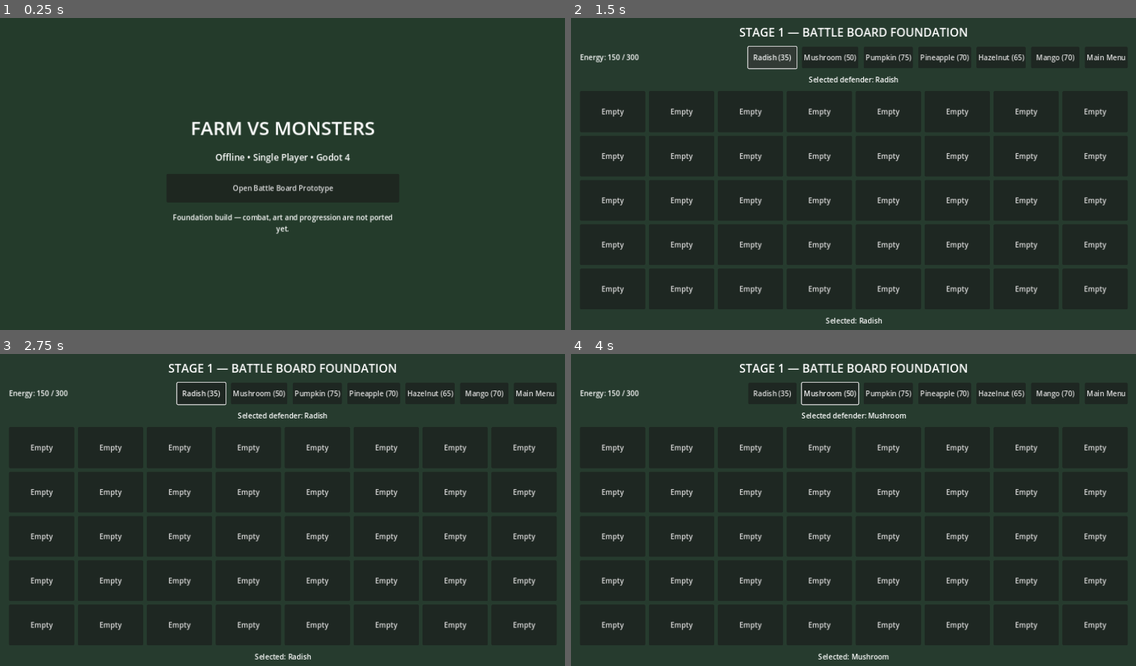
Above: before the commit, frames 1-4 (two rows, left to right).
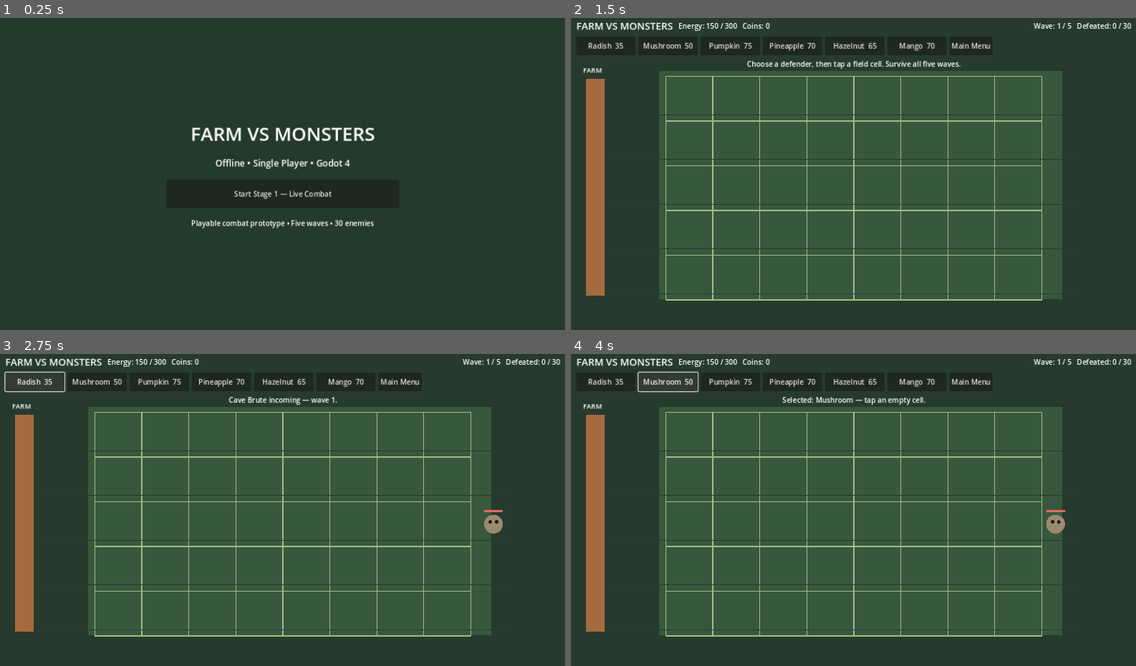
Above: after the commit, the same moments.

Repository: waelkamira/FarmVsMonsters
Game: Godot game, scene res://scenes/main.tscn
The game is run twice, just before and just after one commit, with the same random seed, the same clock (stepped at 60 frames per second) and the same inputs.
Inputs (mouse positions are in pixels of both pictures, inside the frame that each line leads up to):
- Up to frame 1 (0.25 s): no input
- Up to frame 2 (1.5 s): click "Open Battle Board Prototype" (after the commit: "Start Stage 1 — Live Combat") at 0.5 s; click (774, 58) at 1.25 s, where only the run before the commit has a clickable "Radish (35)"
- Up to frame 3 (2.75 s): click (33, 382) at 2 s, where only the run after the commit has a clickable "Radish 35"
- Up to frame 4 (4 s): click (830, 394) at 2.75 s, where only the run before the commit has a clickable "Mushroom (50)"; click (667, 382) at 3.5 s, where only the run after the commit has a clickable "Mushroom 50"

The runs differ from the first frame. In frame 1, 3.0% of the frame differs, in the area x 30-70%, y 33-70%; in frame 2, 57%; in frame 3, 57%; in frame 4, 57%, in the area x 1-100%, y 1-98%.

Commit message:
Add first playable Godot Stage 1 live combat
Port the first live Stage 1 combat loop into Godot with defender placement, projectiles, monster movement and attacks, five-wave progression, and battle outcomes. Keep the existing Phaser and Unity sources as references.

Diff:
--- /dev/null
+++ b/godot/scenes/live_battle.tscn
@@ -0,0 +1,12 @@
+[gd_scene load_steps=2 format=3]
+
+[ext_resource type="Script" path="res://scripts/live_battle.gd" id="1_live"]
+
+[node name="LiveBattle" type="Control"]
+layout_mode = 3
+anchors_preset = 15
+anchor_right = 1.0
+anchor_bottom = 1.0
+grow_horizontal = 2
+grow_vertical = 2
+script = ExtResource("1_live")
--- /dev/null
+++ b/godot/scripts/live_battle.gd
@@ -0,0 +1,314 @@
+extends Control
+## First playable Stage 1 combat loop. Temporary vector visuals are used until
+## approved character and plant sprite sheets are integrated.
+
+const Rules = preload("res://scripts/phase_one_rules.gd")
+const MENU_SCENE := "res://scenes/main.tscn"
+const LANE_CENTER_X := 640.0
+const LANE_SCALE := 2.0
+const GRID_LEFT := 220.0
+const GRID_TOP := 140.0
+const CELL_WIDTH := 105.0
+const LANE_Y := [190.0, 290.0, 390.0, 490.0, 590.0]
+const HOUSE_X := 76.0
+const PLANT_OPTIONS := ["radish", "mushroom", "pumpkin", "pineapple", "hazelnut", "mango"]
+
+var energy: int = Rules.INITIAL_ENERGY
+var selected_plant := "radish"
+var plants: Array[Dictionary] = []
+var monsters: Array[Dictionary] = []
+var projectiles: Array[Dictionary] = []
+var wave := 1
+var spawned_this_wave := 0
+var defeated_total := 0
+var coins := 0
+var spawn_timer_ms := float(Rules.FIRST_MONSTER_SPAWN_DELAY_MS)
+var intermission_ms := 0.0
+var game_state := "running"
+var status_label: Label
+var energy_label: Label
+var wave_label: Label
+var rng := RandomNumberGenerator.new()
+
+func _ready() -> void:
+	rng.randomize()
+	_build_ui()
+	queue_redraw()
+
+func _process(delta: float) -> void:
+	if game_state != "running":
+		return
+	var delta_ms := delta * 1000.0
+	_update_spawning(delta_ms)
+	_update_plants(delta_ms)
+	_update_monsters(delta, delta_ms)
+	if game_state != "running":
+		_refresh_hud()
+		queue_redraw()
+		return
+	_update_projectiles(delta)
+	_update_wave_progress()
+	_refresh_hud()
+	queue_redraw()
+
+func _build_ui() -> void:
+	var margin := MarginContainer.new()
+	margin.mouse_filter = Control.MOUSE_FILTER_IGNORE
+	margin.set_anchors_and_offsets_preset(Control.PRESET_FULL_RECT)
+	margin.add_theme_constant_override("margin_left", 20)
+	margin.add_theme_constant_override("margin_right", 20)
+	margin.add_theme_constant_override("margin_top", 12)
+	margin.add_theme_constant_override("margin_bottom", 12)
+	add_child(margin)
+	var layout := VBoxContainer.new()
+	layout.mouse_filter = Control.MOUSE_FILTER_IGNORE
+	layout.add_theme_constant_override("separation", 8)
+	margin.add_child(layout)
+	var top := HBoxContainer.new()
+	top.add_theme_constant_override("separation", 12)
+	layout.add_child(top)
+	var title := Label.new()
+	title.text = "FARM VS MONSTERS"
+	title.add_theme_font_size_override("font_size", 22)
+	top.add_child(title)
+	energy_label = Label.new()
+	energy_label.size_flags_horizontal = Control.SIZE_EXPAND_FILL
+	top.add_child(energy_label)
+	wave_label = Label.new()
+	top.add_child(wave_label)
+	var choices := HBoxContainer.new()
+	choices.add_theme_constant_override("separation", 7)
+	layout.add_child(choices)
+	for plant_id in PLANT_OPTIONS:
+		var button := Button.new()
+		button.text = "%s  %d" % [plant_id.capitalize(), Rules.plant_cost(plant_id)]
+		button.custom_minimum_size = Vector2(132, 42)
+		button.pressed.connect(_select_plant.bind(plant_id))
+		choices.add_child(button)
+	var menu := Button.new()
+	menu.text = "Main Menu"
+	menu.pressed.connect(_return_to_menu)
+	choices.add_child(menu)
+	status_label = Label.new()
+	status_label.horizontal_alignment = HORIZONTAL_ALIGNMENT_CENTER
+	layout.add_child(status_label)
+	_refresh_hud()
+	status_label.text = "Choose a defender, then tap a field cell. Survive all five waves."
+
+func _select_plant(plant_id: String) -> void:
+	if game_state != "running":
+		return
+	selected_plant = plant_id
+	status_label.text = "Selected: %s — tap an empty cell." % plant_id.capitalize()
+
+func _gui_input(event: InputEvent) -> void:
+	if game_state != "running" or not (event is InputEventMouseButton):
+		return
+	var mouse := event as InputEventMouseButton
+	if mouse.button_index != MOUSE_BUTTON_LEFT or not mouse.pressed:
+		return
+	var column := floori((mouse.position.x - GRID_LEFT) / CELL_WIDTH)
+	var row := floori((mouse.position.y - GRID_TOP) / 100.0)
+	if column < 0 or column >= Rules.BOARD_COLUMNS or row < 0 or row >= Rules.BOARD_ROWS:
+		return
+	_place_plant(column, row)
+	accept_event()
+
+func _place_plant(column: int, row: int) -> void:
+	var placement := Rules.resolve_plant_placement(float(energy), plants, selected_plant, column, row)
+	if not placement.get("ok", false):
+		status_label.text = "Cannot plant: %s" % str(placement.get("reason", "unknown")).replace("_", " ").to_lower()
+		return
+	var plant: Dictionary = placement.plant.duplicate(true)
+	plant["x"] = LANE_CENTER_X + Rules.plant_lane_local_x(column) * LANE_SCALE
+	plant["y"] = LANE_Y[row]
+	plant["cooldown_ms"] = 450.0
+	plant["production_ms"] = float(Rules.PLANTS[selected_plant].get("production_interval_ms", 0.0))
+	plants.append(plant)
+	energy = int(placement.energy)
+	status_label.text = "%s planted in lane %d." % [selected_plant.capitalize(), row + 1]
+	_refresh_hud()
+
+func _update_spawning(delta_ms: float) -> void:
+	if spawned_this_wave >= Rules.WAVE_SIZES[wave - 1]:
+		return
+	if intermission_ms > 0.0:
+		intermission_ms = maxf(0.0, intermission_ms - delta_ms)
+		if intermission_ms > 0.0:
+			return
+	spawn_timer_ms -= delta_ms
+	if spawn_timer_ms <= 0.0:
+		_spawn_monster()
+		spawned_this_wave += 1
+		spawn_timer_ms = Rules.monster_spawn_interval_ms(wave)
+
+func _spawn_monster() -> void:
+	var archetype := Rules.monster_archetype(wave, _global_spawn_index())
+	var profile := Rules.monster_combat_stats(archetype, wave)
+	var row := rng.randi_range(0, Rules.BOARD_ROWS - 1)
+	monsters.append({
+		"kind": archetype, "row": row, "x": LANE_CENTER_X + Rules.BOARD_SPAWN_LOCAL_X * LANE_SCALE,
+		"y": LANE_Y[row], "hp": float(profile.hp), "max_hp": float(profile.max_hp),
+		"speed": float(profile.speed) * LANE_SCALE, "width_scale": float(profile.width_scale),
+		"plant_damage": float(profile.plant_damage), "attack_interval_ms": float(profile.attack_interval_ms),
+		"attack_cooldown_ms": 0.0, "incoming_damage_multiplier": float(profile.incoming_damage_multiplier),
+		"alive": true
+	})
+	status_label.text = "%s incoming — wave %d." % [archetype.replace("-", " ").capitalize(), wave]
+
+func _global_spawn_index() -> int:
+	var index := spawned_this_wave
+	for prior_wave in range(wave - 1):
+		index += Rules.WAVE_SIZES[prior_wave]
+	return index
+
+func _update_plants(delta_ms: float) -> void:
+	for plant in plants:
+		if not plant.alive:
+			continue
+		if plant.type == "mushroom":
+			plant.production_ms = float(plant.get("production_ms", 12000.0)) - delta_ms
+			if plant.production_ms <= 0.0:
+				energy = int(Rules.resolve_energy_pickup(float(energy), float(Rules.PLANTS.mushroom.energy_per_pickup)).energy)
+				plant.production_ms = float(Rules.PLANTS.mushroom.production_interval_ms)
+			continue
+		if not Rules.PLANTS[plant.type].has("projectile_damage"):
+			continue
+		plant.cooldown_ms = float(plant.cooldown_ms) - delta_ms
+		var target_found := false
+		for monster in monsters:
+			if monster.alive and int(monster.row) == int(plant.row) and monster.x > plant.x and monster.x - plant.x <= float(Rules.PLANTS[plant.type].range) * LANE_SCALE:
+				target_found = true
+				break
+		if target_found and plant.cooldown_ms <= 0.0:
+			var config: Dictionary = Rules.PLANTS[plant.type]
+			projectiles.append({
+				"x": float(plant.x) + 24.0, "y": float(plant.y) - 12.0,
+				"row": int(plant.row), "speed": float(config.projectile_speed) * LANE_SCALE,
+				"damage": float(config.projectile_damage), "radius": float(config.projectile_collision_radius) * LANE_SCALE,
+				"alive": true
+			})
+			plant.cooldown_ms = float(config.cooldown_ms)
+
+func _update_monsters(delta: float, delta_ms: float) -> void:
+	for monster in monsters:
+		if not monster.alive:
+			continue
+		var blocker: Dictionary = _find_blocker(monster)
+		if not blocker.is_empty() and float(monster.x) <= float(blocker.x) + 38.0:
+			monster.x = minf(float(monster.x), float(blocker.x) + 38.0)
+			monster.attack_cooldown_ms = float(monster.attack_cooldown_ms) - delta_ms
+			if monster.attack_cooldown_ms <= 0.0:
+				blocker.hp = Rules.apply_hit_points_damage(float(blocker.hp), float(monster.plant_damage)).hp
+				monster.attack_cooldown_ms = float(monster.attack_interval_ms)
+				if blocker.hp <= 0.0:
+					blocker.alive = false
+					status_label.text = "%s was destroyed!" % str(blocker.type).capitalize()
+			continue
+		monster.x = float(monster.x) - float(monster.speed) * delta
+		if float(monster.x) <= HOUSE_X:
+			game_state = "defeat"
+			status_label.text = "The farmhouse has been overrun. Return to the main menu to start a new battle."
+			return
+
+func _find_blocker(monster: Dictionary) -> Dictionary:
+	var nearest: Dictionary = {}
+	var nearest_x := -INF
+	for plant in plants:
+		if not plant.alive or int(plant.row) != int(monster.row):
+			continue
+		if float(plant.x) <= float(monster.x) and float(plant.x) > nearest_x:
+			nearest = plant
+			nearest_x = float(plant.x)
+	return nearest
+
+func _update_projectiles(delta: float) -> void:
+	for projectile in projectiles:
+		if not projectile.alive:
+			continue
+		projectile.x = float(projectile.x) + float(projectile.speed) * delta
+		for monster in monsters:
+			if not monster.alive or int(monster.row) != int(projectile.row):
+				continue
+			var hit_radius := float(projectile.radius) * float(monster.width_scale)
+			if absf(float(monster.x) - float(projectile.x)) <= hit_radius:
+				var damage := float(projectile.damage) * float(monster.incoming_damage_multiplier)
+				monster.hp = Rules.apply_hit_points_damage(float(monster.hp), damage).hp
+				projectile.alive = false
+				if monster.hp <= 0.0:
+					monster.alive = false
+					defeated_total += 1
+					coins += Rules.ORDINARY_MONSTER_DEFEAT_COINS
+					status_label.text = "%s defeated! +%d coins." % [str(monster.kind).replace("-", " ").capitalize(), Rules.ORDINARY_MONSTER_DEFEAT_COINS]
+				break
+			if float(monster.x) > float(projectile.x) + hit_radius:
+				continue
+		if float(projectile.x) > 1160.0:
+			projectile.alive = false
+	monsters = monsters.filter(func(item: Dictionary) -> bool: return item.alive)
+	projectiles = projectiles.filter(func(item: Dictionary) -> bool: return item.alive)
+	plants = plants.filter(func(item: Dictionary) -> bool: return item.alive)
+
+func _update_wave_progress() -> void:
+	if spawned_this_wave < Rules.WAVE_SIZES[wave - 1] or not monsters.is_empty():
+		return
+	if wave >= Rules.WAVE_SIZES.size():
+		game_state = "victory"
+		status_label.text = "VICTORY! All 30 Stage 1 monsters have been defeated."
+		return
+	wave += 1
+	spawned_this_wave = 0
+	intermission_ms = float(Rules.WAVE_INTERMISSION_MS)
+	spawn_timer_ms = float(Rules.NEXT_WAVE_SPAWN_DELAY_MS)
+	status_label.text = "Wave cleared. Wave %d begins after a short break." % wave
+
+func _refresh_hud() -> void:
+	if is_instance_valid(energy_label):
+		energy_label.text = "Energy: %d / %d   Coins: %d" % [energy, Rules.MAX_ENERGY, coins]
+	if is_instance_valid(wave_label):
+		wave_label.text = "Wave: %d / %d   Defeated: %d / 30" % [wave, Rules.WAVE_SIZES.size(), defeated_total]
+
+func _draw() -> void:
+	draw_rect(Rect2(Vector2.ZERO, get_viewport_rect().size), Color("#263b2e"), true)
+	draw_rect(Rect2(205.0, 128.0, 900.0, 510.0), Color("#38583d"), true)
+	for row in range(Rules.BOARD_ROWS):
+		for column in range(Rules.BOARD_COLUMNS):
+			var cell := Rect2(GRID_LEFT + float(column) * CELL_WIDTH, GRID_TOP + float(row) * 100.0, CELL_WIDTH, 100.0)
+			draw_rect(cell, Color("#a5bd83"), false, 2.0)
+		draw_line(Vector2(90.0, LANE_Y[row] + 36.0), Vector2(1140.0, LANE_Y[row] + 36.0), Color("#263c2c"), 2.0)
+	draw_rect(Rect2(42.0, 145.0, 42.0, 485.0), Color("#a56b3f"), true)
+	draw_string(get_theme_default_font(), Vector2(35.0, 132.0), "FARM", HORIZONTAL_ALIGNMENT_LEFT, -1, 15, Color.WHITE)
+	for plant in plants:
+		var tint := Color("#e6b94f")
+		match str(plant.type):
+			"radish": tint = Color("#e97872")
+			"mushroom": tint = Color("#b58bd6")
+			"pumpkin": tint = Color("#df8c35")
+			"pineapple": tint = Color("#e6c34b")
+			"hazelnut": tint = Color("#9c744c")
+			"mango": tint = Color("#ed9b45")
+		draw_circle(Vector2(plant.x, plant.y), 25.0, tint)
+		draw_circle(Vector2(plant.x - 7.0, plant.y - 5.0), 4.0, Color("#263b2e"))
+		draw_circle(Vector2(plant.x + 7.0, plant.y - 5.0), 4.0, Color("#263b2e"))
+		draw_rect(Rect2(plant.x - 23.0, plant.y + 31.0, 46.0 * float(plant.hp) / float(Rules.PLANTS[plant.type].hp), 5.0), Color("#77d477"), true)
+	for monster in monsters:
+		var tint := Color("#9a8a70")
+		match str(monster.kind):
+			"dust-skitter": tint = Color("#91b77b")
+			"stonehide": tint = Color("#77838a")
+			"alpha-brute": tint = Color("#a95d4f")
+		var radius := 21.0 * float(monster.width_scale)
+		draw_circle(Vector2(monster.x, monster.y), radius, tint)
+		draw_circle(Vector2(monster.x - 7.0, monster.y - 5.0), 4.0, Color("#241e1b"))
+		draw_circle(Vector2(monster.x + 7.0, monster.y - 5.0), 4.0, Color("#241e1b"))
+		draw_rect(Rect2(monster.x - radius, monster.y - radius - 10.0, 2.0 * radius * float(monster.hp) / float(monster.max_hp), 5.0), Color("#e66b61"), true)
+	for projectile in projectiles:
+		draw_circle(Vector2(projectile.x, projectile.y), 8.0, Color("#f6e7a0"))
+	if game_state != "running":
+		draw_rect(Rect2(360.0, 300.0, 560.0, 100.0), Color("#17241d"))
+		draw_string(get_theme_default_font(), Vector2(505.0, 360.0), "BATTLE " + game_state.to_upper(), HORIZONTAL_ALIGNMENT_LEFT, -1, 32, Color.WHITE)
+
+func _return_to_menu() -> void:
+	var error := get_tree().change_scene_to_file(MENU_SCENE)
+	if error != OK:
+		push_error("Could not return to main menu: %s" % error)
--- a/godot/scripts/main.gd
+++ b/godot/scripts/main.gd
@@ -1,6 +1,6 @@
 extends Control
 
-const BATTLE_SCENE: String = "res://scenes/battle_prototype.tscn"
+const BATTLE_SCENE: String = "res://scenes/live_battle.tscn"
 
 func _ready() -> void:
 	_build_menu()
@@ -33,13 +33,13 @@
 	content.add_child(subtitle)
 
 	var start_button := Button.new()
-	start_button.text = "Open Battle Board Prototype"
+	start_button.text = "Start Stage 1 — Live Combat"
 	start_button.custom_minimum_size = Vector2(0, 64)
 	start_button.pressed.connect(_open_battle)
 	content.add_child(start_button)
 
 	var note := Label.new()
-	note.text = "Foundation build — combat, art and progression are not ported yet."
+	note.text = "Playable combat prototype • Five waves • 30 enemies"
 	note.horizontal_alignment = HORIZONTAL_ALIGNMENT_CENTER
 	note.autowrap_mode = TextServer.AUTOWRAP_WORD_SMART
 	content.add_child(note)
@@ -47,4 +47,4 @@
 func _open_battle() -> void:
 	var error: Error = get_tree().change_scene_to_file(BATTLE_SCENE)
 	if error != OK:
-		push_error("Could not open battle prototype. Error: %s" % error)
+		push_error("Could not open live battle. Error: %s" % error)
